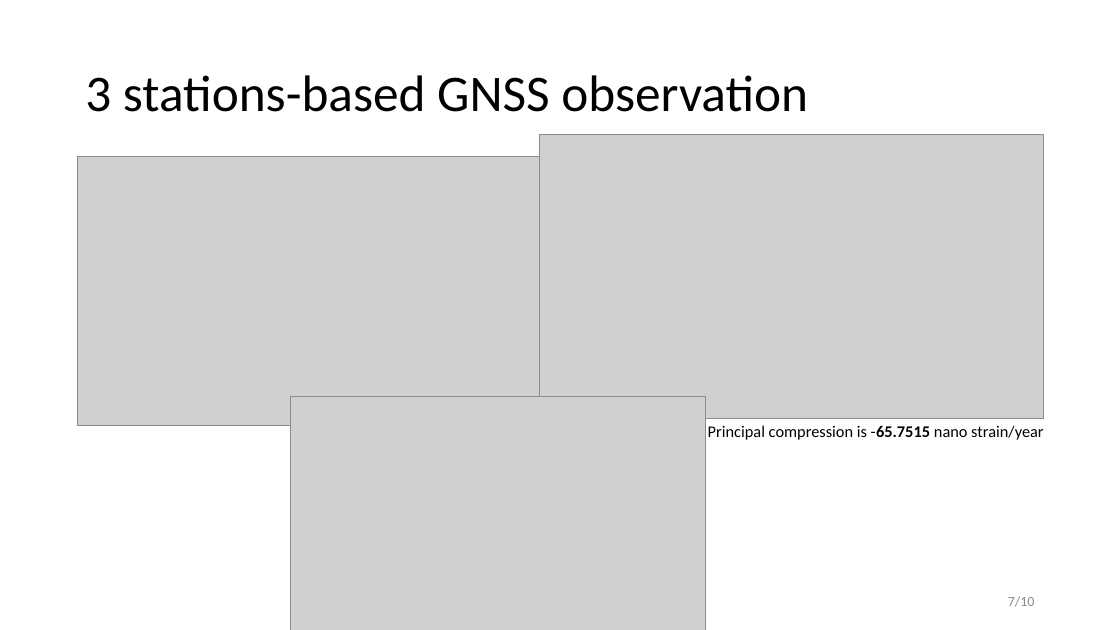
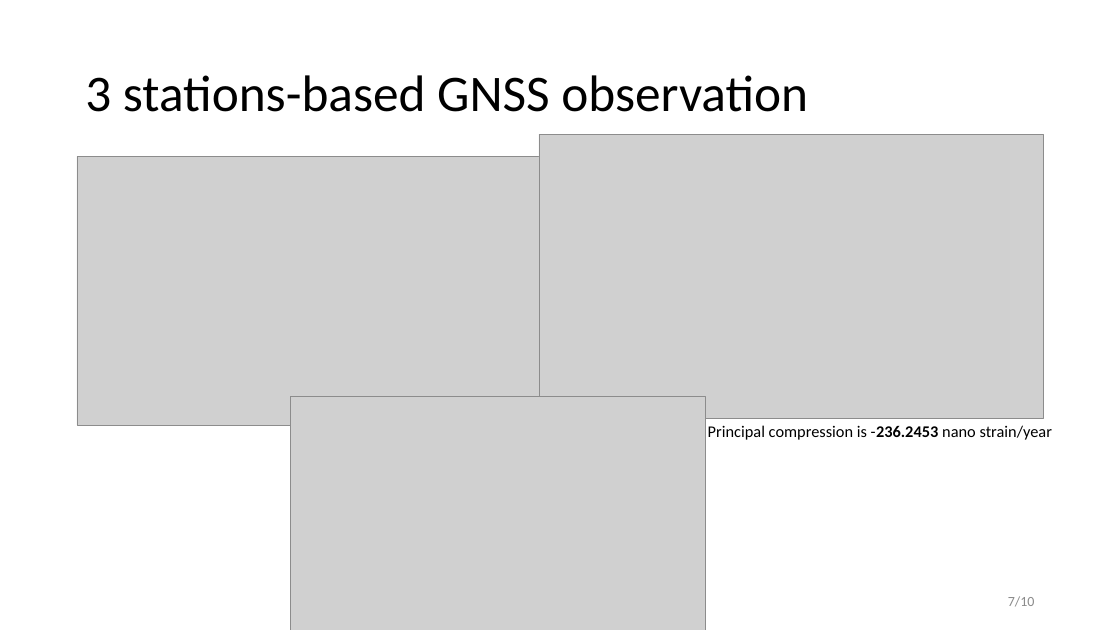
Before and after one commit to Dewan-cpu/Geol_7900_Dewan, a slide deck: slide 7 of GNSS/New Microsoft PowerPoint Presentation.pptx. Drawn at 1120x630 pixels with LibreOffice and Linux fonts; fonts in the diff are those of the drawing; grey boxes stand for pictures. Boxes give left, top, right and bottom in pixels: in the first picture for what was removed or moved away, otherwise in the second. Text is boxed around its words. In the diff, an @@ line names an element or a change of style, - is before the commit and + after.

```diff
--- a/GNSS/New Microsoft PowerPoint Presentation.pptx
+++ b/GNSS/New Microsoft PowerPoint Presentation.pptx
@@ text at (708, 425, 1052, 440): text changed @@
-Principal compression is -65.7515 nano strain/year
+Principal compression is -236.2453 nano strain/year
```
Also in this commit, not shown: 1 other slide changed.
